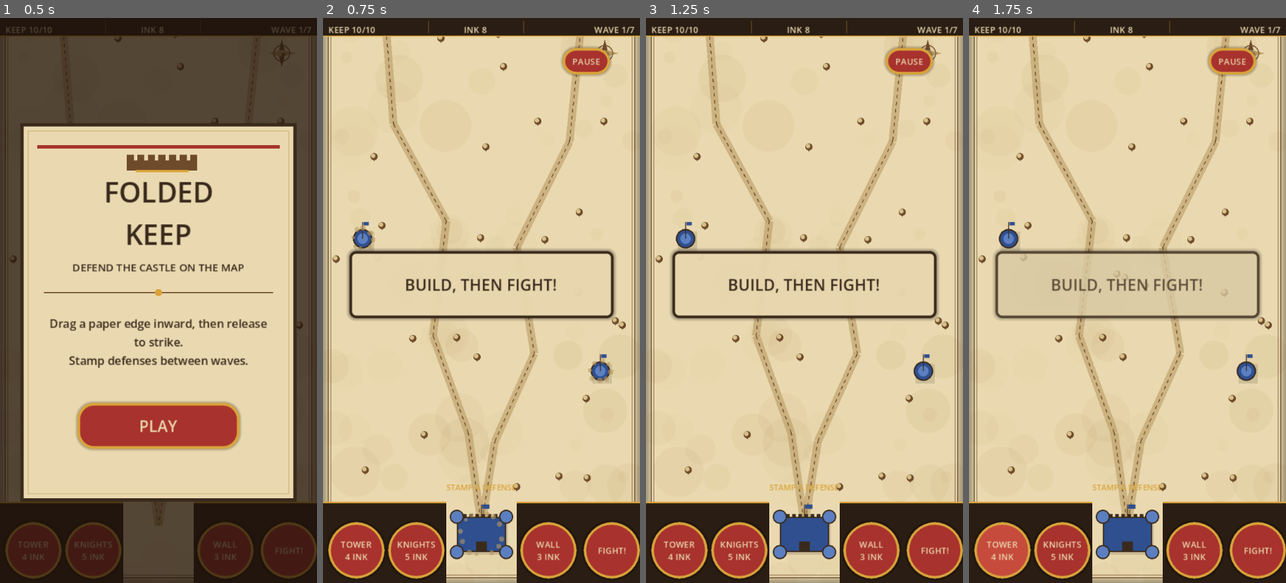
Above: before the commit, frames 1-4 (left to right).
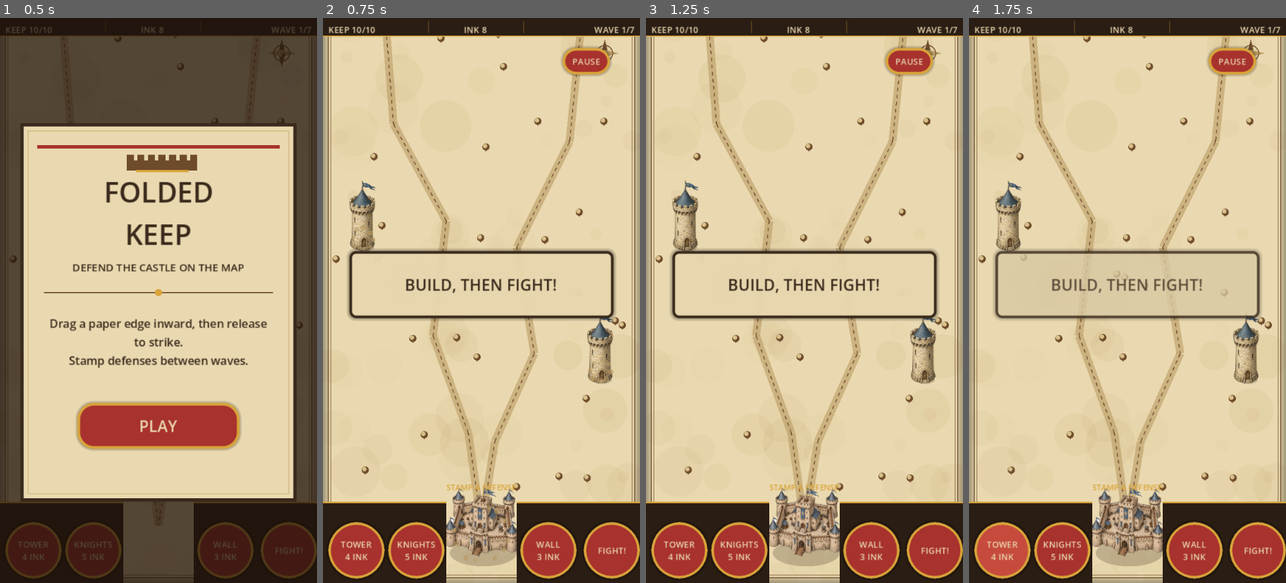
Above: after the commit, the same moments.

Repository: vortechU/folded-keep
Game: Godot game, scene res://scenes/main.tscn
Two runs of this game, one before a commit and one after it. Both use one fixed random seed, a clock stepped at 60 frames per second and the inputs below.
Inputs:
- Up to frame 1 (0.5 s): no input
- Up to frame 2 (0.75 s): click "PLAY" at 0.5 s
- Up to frame 3 (1.25 s): no input
- Up to frame 4 (1.75 s): click "TOWER 4 INK" at 1.25 s

Frame 1 is identical in both runs. In frame 2, 3.7% of the frame differs, in the area x 8-92%, y 28-97%; in frame 3, 3.7%; in frame 4, 3.7%.

Commit message:
Painted keep and tower sprites (backgrounds removed, originals in assets/_src); buildings draw sprites with a soft ink shadow
Co-Authored-By: Claude Opus 5.5 <noreply@anthropic.com>

Diff:
--- a/scripts/buildings/building.gd
+++ b/scripts/buildings/building.gd
@@ -9,6 +9,12 @@
 @export var max_hp := 0 ## 0 = indestructible
 
 signal destroyed(building: Building)
+
+## Painted sprites (see ART_BRIEF.md). Kinds without one use the placeholder drawing below.
+const SPRITE_DIR := "res://assets/sprites/buildings/"
+## On-map width of each sprite in base pixels (height follows the image).
+const SPRITE_WIDTH := {"keep": 84.0, "tower": 30.0, "wall": 38.0, "barracks": 34.0}
+static var _textures := {}
 
 var hp := 0
 ## Barracks: its knights and the respawn timer (driven by main.gd).
@@ -68,8 +74,26 @@
 		tw.tween_callback(queue_free)
 
 
+static func sprite_for(k: String) -> Texture2D:
+	if not _textures.has(k):
+		var path := SPRITE_DIR + k + ".png"
+		_textures[k] = load(path) if ResourceLoader.exists(path) else null
+	return _textures[k]
+
+
 func _draw() -> void:
 	var h := size * 0.5
+	var tex := sprite_for(kind)
+	if tex:
+		# soft ink shadow so stone doesn't melt into the parchment, then the sprite standing on
+		# the bottom of its footprint
+		draw_set_transform(Vector2(2, h.y - 1), 0.0, Vector2(1.0, 0.4))
+		draw_circle(Vector2.ZERO, maxf(size.x, size.y) * 0.5, Color(Palette.INK, 0.24))
+		draw_set_transform(Vector2.ZERO)
+		var w: float = SPRITE_WIDTH.get(kind, size.x)
+		var s := tex.get_size() * (w / tex.get_size().x)
+		draw_texture_rect(tex, Rect2(Vector2(-s.x * 0.5, h.y + 3.0 - s.y), s), false)
+		return
 	draw_rect(Rect2(-h + Vector2(2, 3), size), Color(0, 0, 0, 0.12))
 	match kind:
 		"keep":
--- a/scripts/main.gd
+++ b/scripts/main.gd
@@ -46,7 +46,7 @@
 	Events.start_wave_requested.connect(_start_wave)
 	Events.restart_requested.connect(func(): get_tree().reload_current_scene())
 
-	_add_building("keep", Paper.KEEP_POS + Vector2(0, 10), Vector2(56, 40))
+	_add_building("keep", Paper.KEEP_POS + Vector2(0, 10), Vector2(76, 44))
 	_add_building("tower", Vector2(45, 250), Vector2(22, 22))
 	_add_building("tower", Vector2(315, 400), Vector2(22, 22))
 
Not shown, added: assets/_src/.gdignore
Binary file added: assets/_src/keep_cut.png
Binary file added: assets/_src/keep_original.png
Binary file added: assets/_src/keep_pixel_old.png
Binary file added: assets/_src/tower_cut.png
Binary file added: assets/_src/tower_original.png
Binary file added: assets/sprites/buildings/keep.png
Not shown, added: assets/sprites/buildings/keep.png.import
Not shown, added: assets/sprites/buildings/keep_stylized_test.png.import
Binary file added: assets/sprites/buildings/tower.png
Not shown, added: assets/sprites/buildings/tower.png.import
Not shown, added: scripts/tests/knights_test.gd.uid
